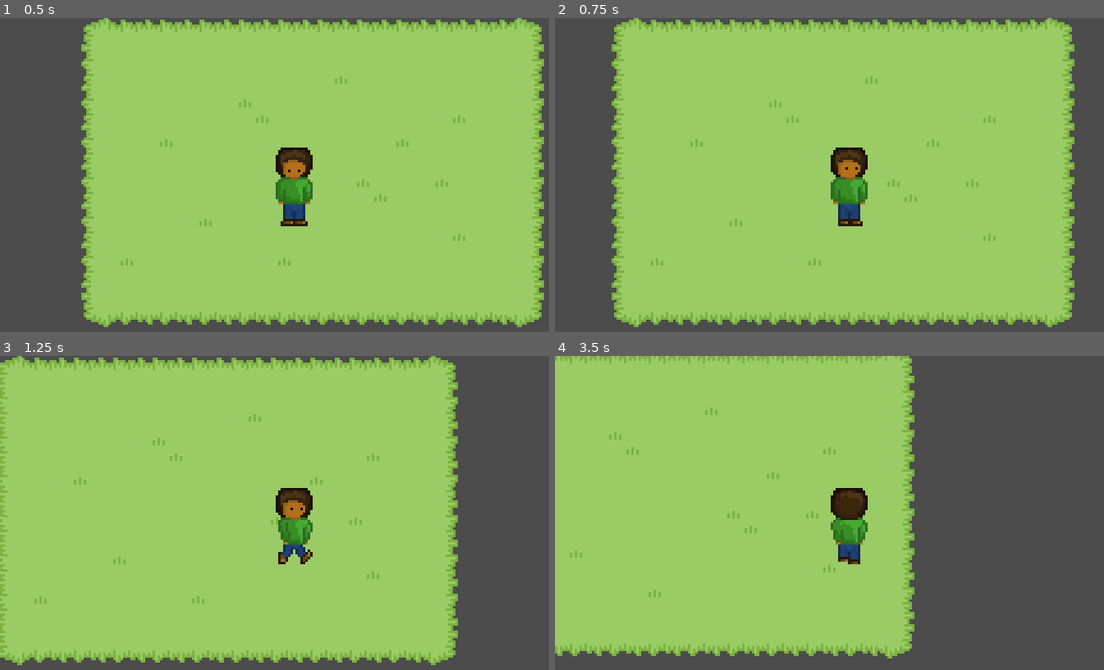
Above: before the commit, frames 1-4 (two rows, left to right).
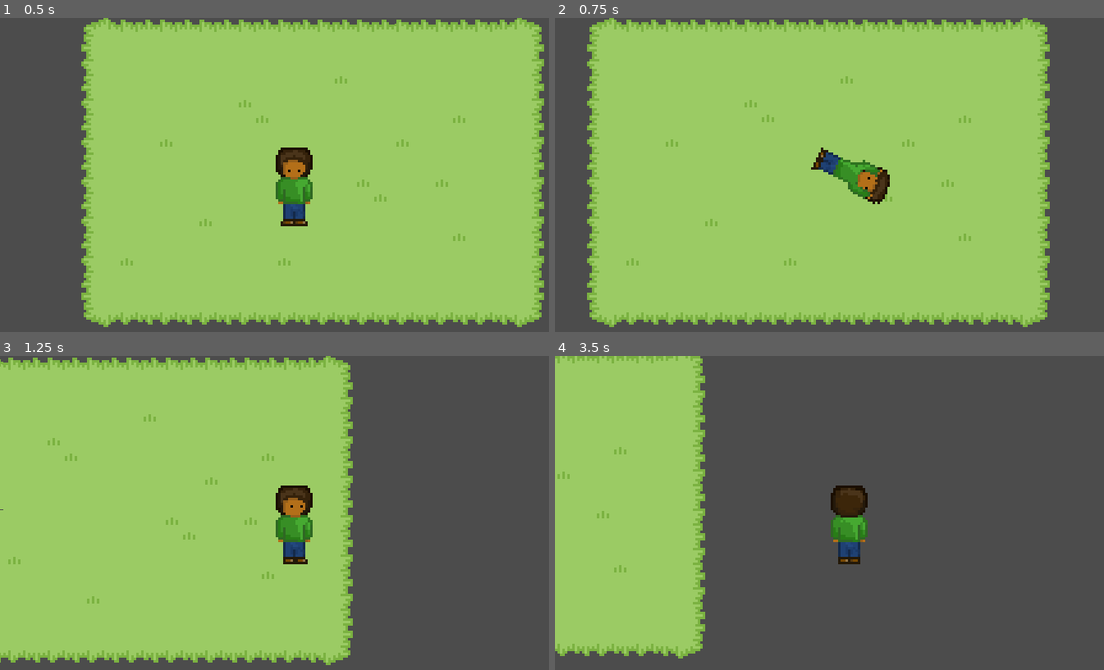
Above: after the commit, the same moments.

Repository: MithilanK/Melodia
Game: Godot game, scene res://Scenes/TestWorld.tscn
The game is run twice, just before and just after one commit, with the same random seed, the same clock (stepped at 60 frames per second) and the same inputs.
Inputs:
- Up to frame 1 (0.5 s): no input
- Up to frame 2 (0.75 s): tap Enter at 0.5 s; hold Right (right) from 0.53 s (still down); tap Space (space, bound only after the commit) at 0.6 s
- Up to frame 3 (1.25 s): keep holding Right (right)
- Up to frame 4 (3.5 s): release Right (right) at 1.28 s; hold Down (down) 1.28-2.03 s; tap Space (space, bound only after the commit) at 1.35, 2.1, 2.85 s; hold Right (right) 2.03-2.78 s; hold W (up) from 2.78 s (still down)

Frame 1 is identical in both runs. In frame 2, 15% of the frame differs, in the area x 5-95%, y 0-99%; in frame 3, 23%; in frame 4, 37%, in the area x 0-66%, y 0-97%.

Commit message:
Added Flips
This was such a waste of time I shouldve got miller to animate this but I was bored.

Diff:
--- a/Scenes/Player.tscn
+++ b/Scenes/Player.tscn
@@ -39,8 +39,23 @@
 "values": [ 0 ]
 }
 
-[sub_resource type="Animation" id=3]
-resource_name = "Left"
+[sub_resource type="Animation" id=11]
+resource_name = "DownRoll"
+step = 0.031
+tracks/0/type = "value"
+tracks/0/path = NodePath("brownguydown-sheet:frame")
+tracks/0/interp = 1
+tracks/0/loop_wrap = true
+tracks/0/imported = false
+tracks/0/enabled = true
+tracks/0/keys = {
+"times": PoolRealArray( 0, 0.031, 0.062, 0.093, 0.124, 0.155, 0.186, 0.217, 0.248, 0.279, 0.31, 0.341, 0.372, 0.403, 0.434, 0.465, 0.496 ),
+"transitions": PoolRealArray( 1, 1, 1, 1, 1, 1, 1, 1, 1, 1, 1, 1, 1, 1, 1, 1, 1 ),
+"update": 1,
+"values": [ 23, 24, 25, 26, 27, 28, 29, 30, 31, 32, 33, 34, 35, 36, 37, 38, 39 ]
+}
+
+[sub_resource type="Animation" id=4]
 length = 0.4
 tracks/0/type = "value"
 tracks/0/path = NodePath("brownguydown-sheet:frame")
@@ -54,8 +69,20 @@
 "update": 1,
 "values": [ 10, 11 ]
 }
-
-[sub_resource type="Animation" id=8]
+tracks/1/type = "value"
+tracks/1/path = NodePath("brownguydown-sheet:flip_h")
+tracks/1/interp = 1
+tracks/1/loop_wrap = true
+tracks/1/imported = false
+tracks/1/enabled = true
+tracks/1/keys = {
+"times": PoolRealArray( 0 ),
+"transitions": PoolRealArray( 1 ),
+"update": 1,
+"values": [ false ]
+}
+
+[sub_resource type="Animation" id=5]
 resource_name = "LeftIdle"
 length = 0.2
 tracks/0/type = "value"
@@ -70,9 +97,49 @@
 "update": 1,
 "values": [ 10 ]
 }
-
-[sub_resource type="Animation" id=4]
-resource_name = "Right"
+tracks/1/type = "value"
+tracks/1/path = NodePath("brownguydown-sheet:flip_h")
+tracks/1/interp = 1
+tracks/1/loop_wrap = true
+tracks/1/imported = false
+tracks/1/enabled = true
+tracks/1/keys = {
+"times": PoolRealArray( 0 ),
+"transitions": PoolRealArray( 1 ),
+"update": 1,
+"values": [ false ]
+}
+
+[sub_resource type="Animation" id=9]
+resource_name = "LeftSault"
+length = 0.55
+step = 0.05
+tracks/0/type = "value"
+tracks/0/path = NodePath("brownguydown-sheet:frame")
+tracks/0/interp = 1
+tracks/0/loop_wrap = true
+tracks/0/imported = false
+tracks/0/enabled = true
+tracks/0/keys = {
+"times": PoolRealArray( 0, 0.05, 0.1, 0.15, 0.2, 0.25, 0.3, 0.35, 0.4, 0.45, 0.5 ),
+"transitions": PoolRealArray( 1, 1, 1, 1, 1, 1, 1, 1, 1, 1, 1 ),
+"update": 1,
+"values": [ 12, 13, 14, 15, 16, 17, 18, 19, 20, 21, 22 ]
+}
+tracks/1/type = "value"
+tracks/1/path = NodePath("brownguydown-sheet:flip_h")
+tracks/1/interp = 1
+tracks/1/loop_wrap = true
+tracks/1/imported = false
+tracks/1/enabled = true
+tracks/1/keys = {
+"times": PoolRealArray( 0 ),
+"transitions": PoolRealArray( 1 ),
+"update": 1,
+"values": [ false ]
+}
+
+[sub_resource type="Animation" id=6]
 length = 0.4
 tracks/0/type = "value"
 tracks/0/path = NodePath("brownguydown-sheet:frame")
@@ -86,6 +153,18 @@
 "update": 1,
 "values": [ 8, 9 ]
 }
+tracks/1/type = "value"
+tracks/1/path = NodePath("brownguydown-sheet:flip_h")
+tracks/1/interp = 1
+tracks/1/loop_wrap = true
+tracks/1/imported = false
+tracks/1/enabled = true
+tracks/1/keys = {
+"times": PoolRealArray( 0 ),
+"transitions": PoolRealArray( 1 ),
+"update": 1,
+"values": [ false ]
+}
 
 [sub_resource type="Animation" id=7]
 resource_name = "RightIdle"
@@ -102,9 +181,49 @@
 "update": 1,
 "values": [ 8 ]
 }
-
-[sub_resource type="Animation" id=5]
-resource_name = "UpIdle"
+tracks/1/type = "value"
+tracks/1/path = NodePath("brownguydown-sheet:flip_h")
+tracks/1/interp = 1
+tracks/1/loop_wrap = true
+tracks/1/imported = false
+tracks/1/enabled = true
+tracks/1/keys = {
+"times": PoolRealArray( 0 ),
+"transitions": PoolRealArray( 1 ),
+"update": 1,
+"values": [ false ]
+}
+
+[sub_resource type="Animation" id=10]
+resource_name = "RightSault"
+length = 0.55
+step = 0.05
+tracks/0/type = "value"
+tracks/0/path = NodePath("brownguydown-sheet:frame")
+tracks/0/interp = 1
+tracks/0/loop_wrap = true
+tracks/0/imported = false
+tracks/0/enabled = true
+tracks/0/keys = {
+"times": PoolRealArray( 0, 0.05, 0.1, 0.15, 0.2, 0.25, 0.3, 0.35, 0.4, 0.45, 0.5 ),
+"transitions": PoolRealArray( 1, 1, 1, 1, 1, 1, 1, 1, 1, 1, 1 ),
+"update": 1,
+"values": [ 12, 13, 14, 15, 16, 17, 18, 19, 20, 21, 22 ]
+}
+tracks/1/type = "value"
+tracks/1/path = NodePath("brownguydown-sheet:flip_h")
+tracks/1/interp = 1
+tracks/1/loop_wrap = true
+tracks/1/imported = false
+tracks/1/enabled = true
+tracks/1/keys = {
+"times": PoolRealArray( 0 ),
+"transitions": PoolRealArray( 1 ),
+"update": 1,
+"values": [ true ]
+}
+
+[sub_resource type="Animation" id=8]
 length = 0.2
 tracks/0/type = "value"
 tracks/0/path = NodePath("brownguydown-sheet:frame")
@@ -117,6 +236,22 @@
 "transitions": PoolRealArray( 1 ),
 "update": 1,
 "values": [ 6 ]
+}
+
+[sub_resource type="Animation" id=12]
+resource_name = "UpRoll"
+step = 0.031
+tracks/0/type = "value"
+tracks/0/path = NodePath("brownguydown-sheet:frame")
+tracks/0/interp = 1
+tracks/0/loop_wrap = true
+tracks/0/imported = false
+tracks/0/enabled = true
+tracks/0/keys = {
+"times": PoolRealArray( 0, 0.031, 0.062, 0.093, 0.124, 0.155, 0.186, 0.217, 0.248, 0.279, 0.31, 0.341, 0.372, 0.403, 0.434, 0.465, 0.496, 0.527, 0.558, 0.589, 0.62, 0.651, 0.682, 0.713 ),
+"transitions": PoolRealArray( 1, 1, 1, 1, 1, 1, 1, 1, 1, 1, 1, 1, 1, 1, 1, 1, 1, 1, 1, 1, 1, 1, 1, 1 ),
+"update": 1,
+"values": [ 40, 41, 42, 43, 44, 45, 46, 47, 48, 49, 50, 51, 52, 53, 54, 55, 56, 57, 58, 59, 60, 61, 62, 63 ]
 }
 
 [node name="Player" type="KinematicBody2D"]
@@ -125,8 +260,8 @@
 [node name="brownguydown-sheet" type="Sprite" parent="."]
 position = Vector2( 8, 16 )
 texture = ExtResource( 1 )
-hframes = 12
-frame = 11
+hframes = 66
+frame = 64
 
 [node name="CollisionShape2D" type="CollisionShape2D" parent="."]
 position = Vector2( 7.5, 24 )
@@ -134,10 +269,14 @@
 
 [node name="AnimationPlayer" type="AnimationPlayer" parent="."]
 anims/Down = SubResource( 2 )
-anims/DownIdle = SubResource( 6 )
-anims/Left = SubResource( 3 )
-anims/LeftIdle = SubResource( 8 )
-anims/Right = SubResource( 4 )
+anims/DownIdle = SubResource( 3 )
+anims/DownRoll = SubResource( 11 )
+anims/Left = SubResource( 4 )
+anims/LeftIdle = SubResource( 5 )
+anims/LeftSault = SubResource( 9 )
+anims/Right = SubResource( 6 )
 anims/RightIdle = SubResource( 7 )
+anims/RightSault = SubResource( 10 )
 anims/Up = ExtResource( 3 )
-anims/UpIdle = SubResource( 5 )
+anims/UpIdle = SubResource( 8 )
+anims/UpRoll = SubResource( 12 )
--- a/Scripts/Player.gd
+++ b/Scripts/Player.gd
@@ -6,38 +6,68 @@
 var ddrection = "down"
 var moving = false
 
+
+var sault = false
+var saultclock = 0
+var saultFactor = 1
+
 onready var ap = $AnimationPlayer
 
 func get_input():
 	velocity = Vector2.ZERO
+
+
+
+	if Input.is_action_just_pressed("space"):
+		sault = true
+	if Input.is_action_pressed('down'):
+		velocity.y += 1
+		ddrection = "down"
+	if Input.is_action_pressed('up'):
+		velocity.y -= 1
+		ddrection = "up"
 	if Input.is_action_pressed('right'):
 		velocity.x += 1
 		ddrection = "right"
 	if Input.is_action_pressed('left'):
 		velocity.x -= 1
 		ddrection = "left"
-	if Input.is_action_pressed('down'):
-		velocity.y += 1
-		ddrection = "down"
-	if Input.is_action_pressed('up'):
-		velocity.y -= 1
-		ddrection = "up"
 	moving = false
 	if velocity.x != 0 or velocity.y != 0:
 		moving = true
-	# Make sure diagonal movement isn't faster
-	velocity = velocity.normalized() * speed
+
+	if sault == true:
+		if saultclock >= 33:
+			saultclock = 0
+			sault = false
+		else:
+			saultclock += 1
+		saultFactor = 2.5
+	else:
+		saultFactor = 1
+
+	velocity = velocity.normalized() * (speed * saultFactor)
 
 func handle_animation():
 	if moving:
-		if ddrection == "up":
-			ap.play("Up")
-		if ddrection == "down":
-			ap.play("Down")
-		if ddrection == "right":
-			ap.play("Right")
-		if ddrection == "left":
-			ap.play("Left")
+		if sault:
+			if ddrection == "up":
+				ap.play("UpRoll")
+			if ddrection == "down":
+				ap.play("DownRoll")
+			if ddrection == "right":
+				ap.play("RightSault")
+			if ddrection == "left":
+				ap.play("LeftSault")
+		else:
+			if ddrection == "up":
+				ap.play("Up")
+			if ddrection == "down":
+				ap.play("Down")
+			if ddrection == "right":
+				ap.play("Right")
+			if ddrection == "left":
+				ap.play("Left")
 	else:
 		if ddrection == "up":
 			ap.play("UpIdle")
@@ -47,6 +77,8 @@
 			ap.play("RightIdle")
 		if ddrection == "left":
 			ap.play("LeftIdle")
+
+
 func _physics_process(delta):
 	get_input()
 	handle_animation()
--- a/project.godot
+++ b/project.godot
@@ -53,6 +53,11 @@
 , Object(InputEventKey,"resource_local_to_scene":false,"resource_name":"","device":0,"alt":false,"shift":false,"control":false,"meta":false,"command":false,"pressed":false,"scancode":16777232,"unicode":0,"echo":false,"script":null)
  ]
 }
+space={
+"deadzone": 0.5,
+"events": [ Object(InputEventKey,"resource_local_to_scene":false,"resource_name":"","device":0,"alt":false,"shift":false,"control":false,"meta":false,"command":false,"pressed":false,"scancode":32,"unicode":0,"echo":false,"script":null)
+ ]
+}
 
 [rendering]
 
Binary file changed: Assets/CharacterConcepts/GrassTileset.png
Binary file changed: Assets/CharacterConcepts/brownguydown-sheet.png
Binary file changed: Assets/CharacterConcepts/brownguydown10.png
Binary file changed: Assets/CharacterConcepts/brownguydown11.png
Binary file changed: Assets/CharacterConcepts/brownguydown12.png
Binary file added: Assets/CharacterConcepts/brownguydown13.png
Not shown, added: Assets/CharacterConcepts/brownguydown13.png.import
Binary file added: Assets/CharacterConcepts/brownguydown14.png
Not shown, added: Assets/CharacterConcepts/brownguydown14.png.import
Binary file added: Assets/CharacterConcepts/brownguydown15.png
Not shown, added: Assets/CharacterConcepts/brownguydown15.png.import
Binary file added: Assets/CharacterConcepts/brownguydown16.png
(and 109 more such lines)
